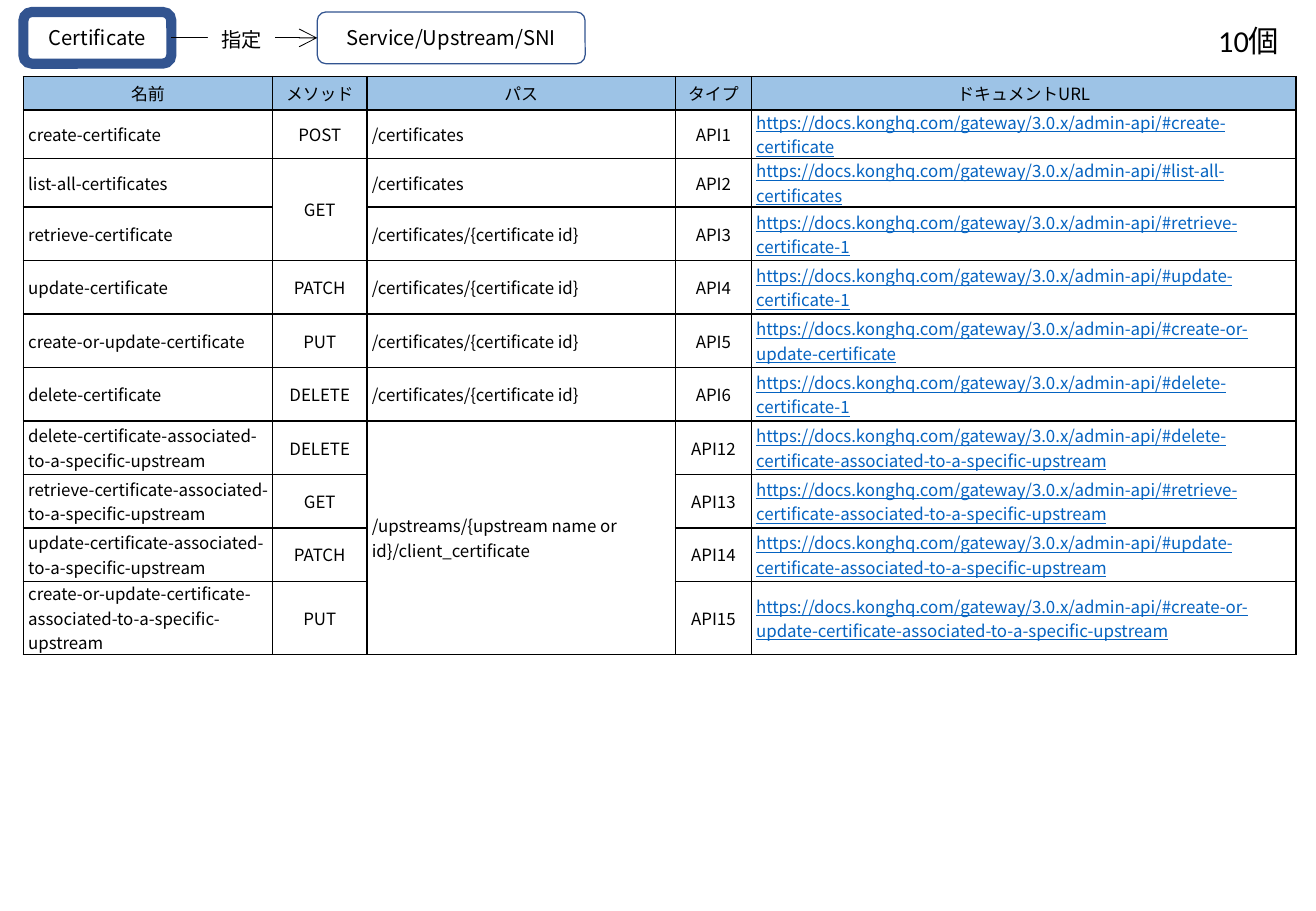
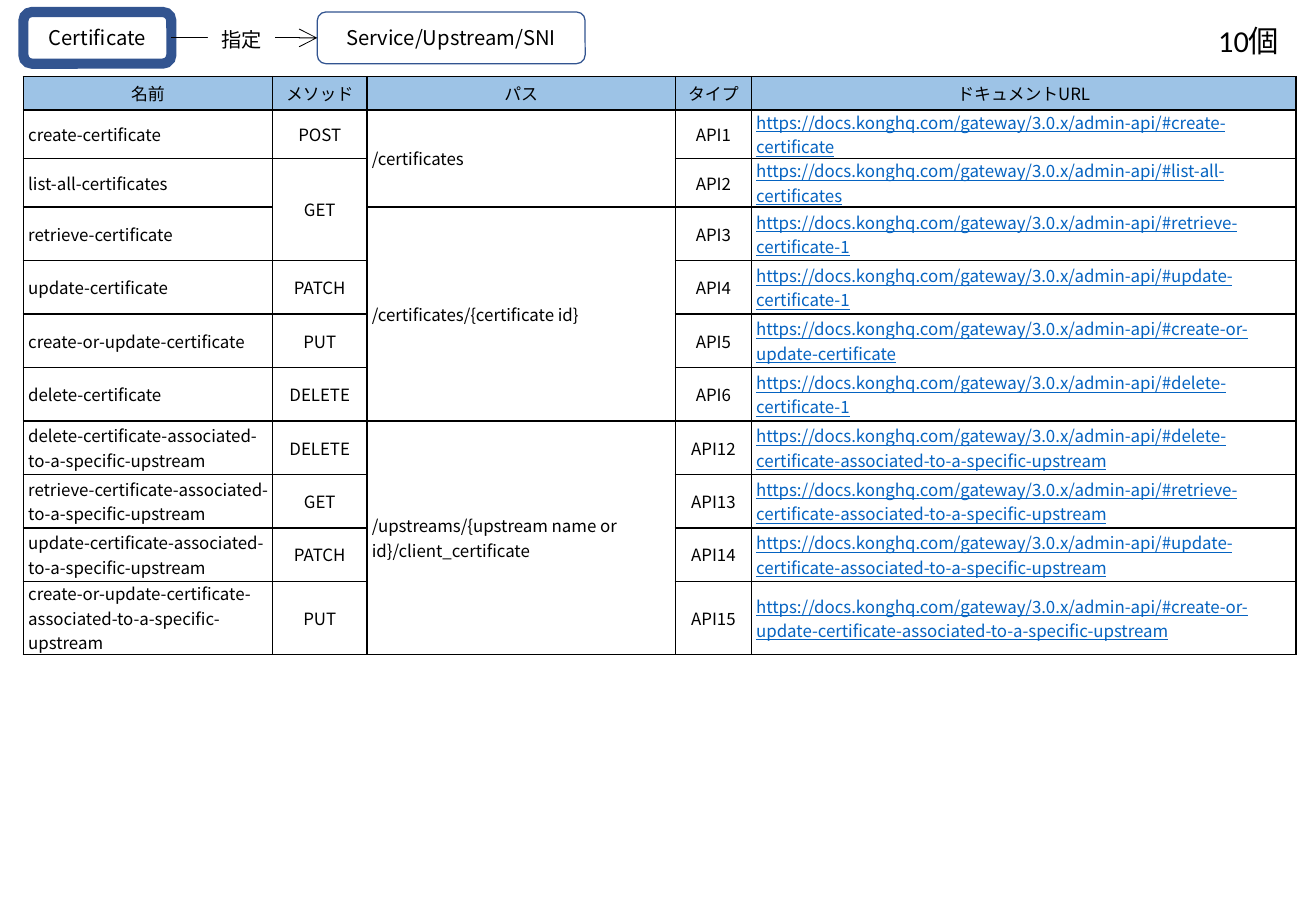
Before and after one commit to david3080/kongadminapi, a slide deck: slide 7 of KongAdminAPI.pptx. Drawn at 1316x911 pixels with LibreOffice and Linux fonts; fonts in the diff are those of the drawing. Boxes give left, top, right and bottom in pixels: in the first picture for what was removed or moved away, otherwise in the second. Text is boxed around its words. In the diff, an @@ line names an element or a change of style, - is before the commit and + after.

```diff
--- a/KongAdminAPI.pptx
+++ b/KongAdminAPI.pptx
@@ table at (23,77,1297,657) @@
-row 3, column 3: /certificates
+row 3, column 3: 
-row 5, column 3: /certificates/{certificate id}
+row 5, column 3: 
-row 6, column 3: /certificates/{certificate id}
+row 6, column 3: 
-row 7, column 3: /certificates/{certificate id}
+row 7, column 3: 
```
Also in this commit, not shown: 5 other slides changed, 1 other file.
